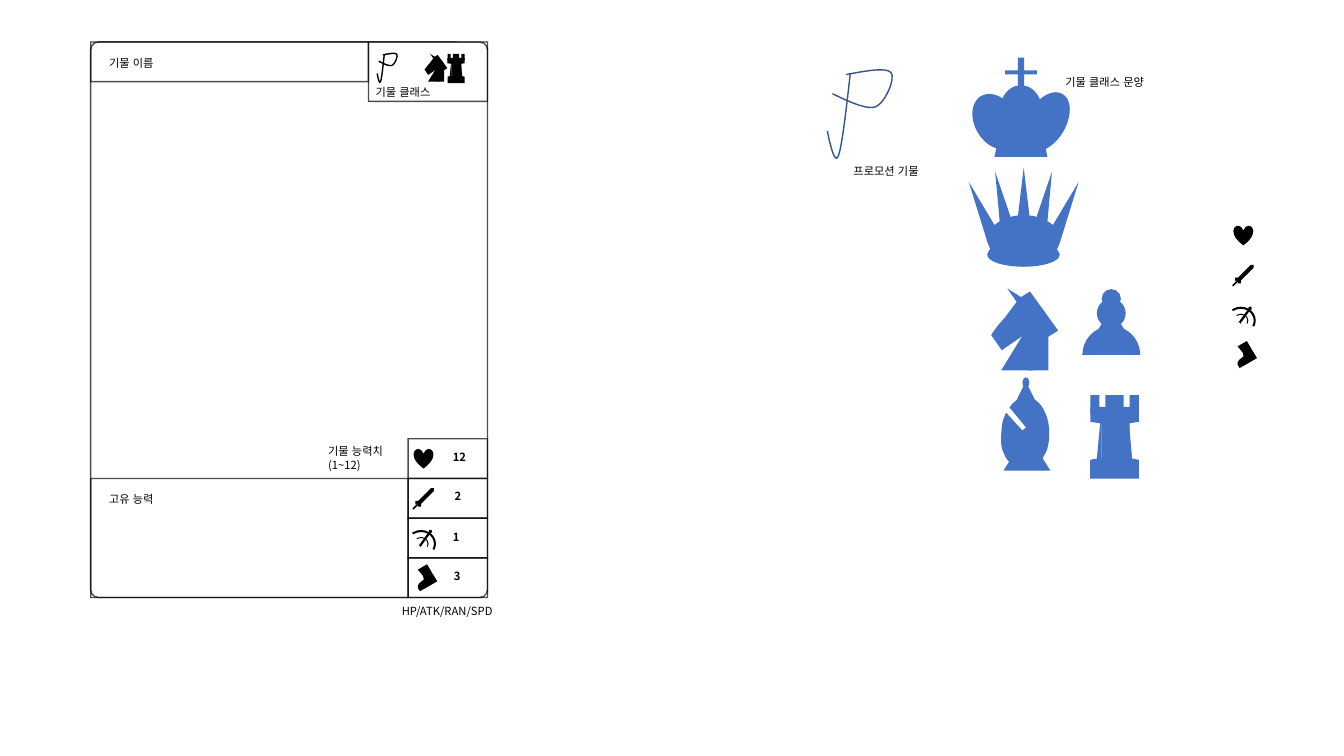
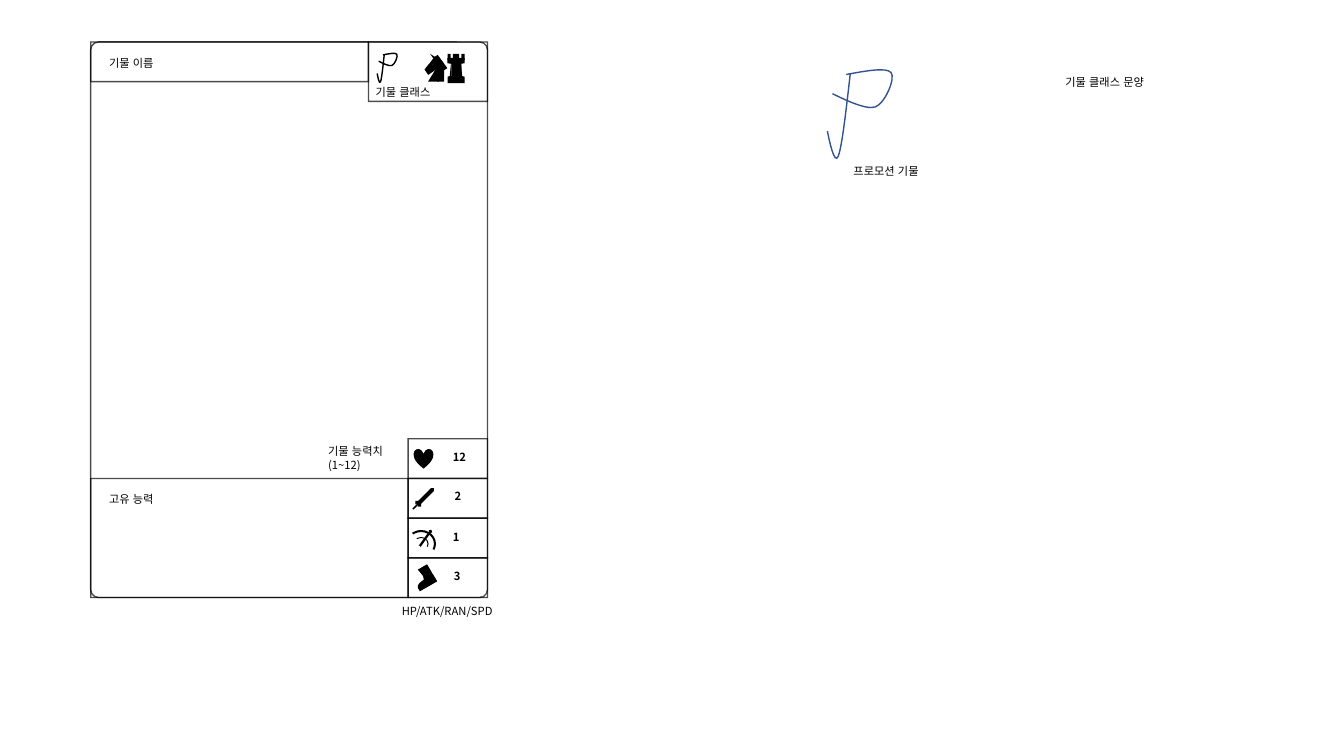
Before and after one commit to yjk0401/unityenginebasic_9th, a slide deck: slide 2 of 기획/카드 proto.pptx. Drawn at 1344x756 pixels with LibreOffice and Linux fonts; fonts in the diff are those of the drawing. Boxes give left, top, right and bottom in pixels: in the first picture for what was removed or moved away, otherwise in the second. Text is boxed around its words. In the diff, an @@ line names an element or a change of style, - is before the commit and + after.

```diff
--- a/기획/카드 proto.pptx
+++ b/기획/카드 proto.pptx
@@ group removed at (963,57,1080,158): 3 ellipses, 1 flow chart manual operation, 1 plus @@
@@ group removed at (962,167,1086,267): 5 flow chart merges, 2 ellipses, 1 flow chart manual operation @@
@@ heart removed at (1234,226,1254,246) @@
@@ up arrow removed at (1237,264,1255,283) @@
@@ up arrow removed at (1233,270,1250,287) @@
@@ left right arrow removed at (1233,276,1243,285) @@
@@ group removed at (983,283,1059,371): 3 right triangles, 2 pie slice (boxed as its full ellipse)s, 2 rectangles, 1 flow chart manual input @@
@@ group removed at (1083,289,1140,355): 2 ellipses, 1 moon, 1 flow chart extract @@
@@ arch (boxed as its full ring) removed at (1226,307,1256,334) @@
@@ arch (boxed as its full ring) removed at (1234,314,1249,328) @@
@@ notched right arrow removed at (1238,305,1253,324) @@
@@ group removed at (1236,341,1258,368): 3 rectangles, 2 right triangles, 1 ellipse @@
@@ group removed at (1001,377,1051,471): 3 pie slice (boxed as its full ellipse)s, 2 flow chart extracts, 2 flow chart delays, 1 ellipse @@
@@ group removed at (1091,395,1139,479): 4 rectangles, 2 flow chart offpage connectors, 2 right triangles @@
```
Also in this commit, not shown: 1 other slide changed, 2 slides added, 1 slide removed, 11 other files.
